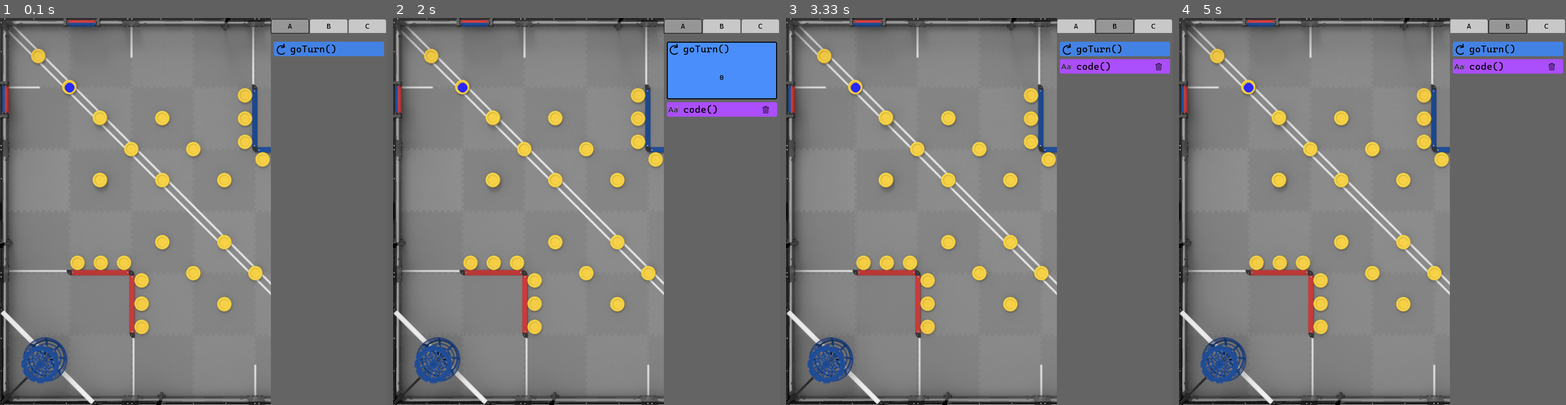
Above: before the commit, frames 1-4 (left to right).
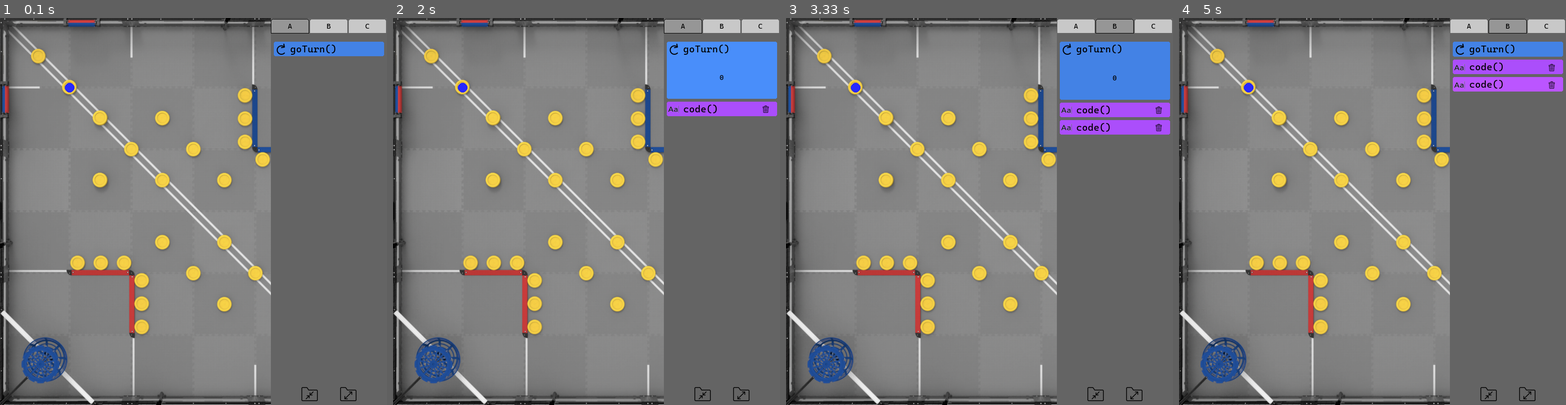
Above: after the commit, the same moments.

Repository: AnselChang/Pathogen4
Game: pygame game, started from main.py
Two runs of this game, one before a commit and one after it. Both use one fixed random seed, a clock stepped at 60 frames per second and the inputs below.
Inputs (mouse positions are in pixels of both pictures, inside the frame that each line leads up to):
- Up to frame 1 (0.1 s): no input
- Up to frame 2 (2 s): click "0" at 0.38 s; click "goTurn()" at 0.72 s; click "goTurn()" at 1.05 s; press the mouse at (454, 172) at 1.37 s; move the mouse to (551, 180) at 1.47 s; release the mouse at (648, 188) at 1.6 s; click "goTurn()" at 1.72 s
- Up to frame 3 (3.33 s): click (948, 354) at 2.05 s; click "B" at 2.38 s; click (1087, 118) at 2.72 s; press the mouse at (1095, 393) at 3.03 s; move the mouse to (1041, 366) at 3.13 s; release the mouse at (987, 335) at 3.27 s
- Up to frame 4 (5 s): click "goTurn()" at 3.38 s; press the mouse at (1507, 56) at 3.7 s; move the mouse to (1469, 203) at 3.8 s; release the mouse at (1430, 346) at 3.93 s; click "goTurn()" at 4.05 s; press the mouse at (1507, 56) at 4.37 s; move the mouse to (1457, 118) at 4.47 s; release the mouse at (1407, 176) at 4.6 s; click (1473, 87) at 4.72 s

The runs differ from the first frame. In frame 1, less than 0.1% of the frame differs, in the area x 77-93%, y 95-99%; in frame 2, 0.5%; in frame 3, 5.4%, in the area x 70-100%, y 9-99%; in frame 4, 1.4%.

Commit message:
refactor command expansion, working now

Diff:
--- a/CommandCreation/command_block_entity_factory.py
+++ b/CommandCreation/command_block_entity_factory.py
@@ -2,6 +2,7 @@
 
 from Commands.command_block_entity import CommandBlockEntity
 from Commands.custom_command_block_entity import CustomCommandBlockEntity
+from Commands.command_expansion import CommandExpansion
 
 from CommandCreation.command_definition_database import CommandDefinitionDatabase
 from CommandCreation.command_type import CommandType
@@ -14,15 +15,16 @@
 
 class CommandBlockEntityFactory:
 
-    def __init__(self, database: CommandDefinitionDatabase, entities: EntityManager, interactor: Interactor, images: ImageManager, dimensions: Dimensions):
+    def __init__(self, database: CommandDefinitionDatabase, entities: EntityManager, interactor: Interactor, commandExpansion: CommandExpansion, images: ImageManager, dimensions: Dimensions):
         self.database = database
         self.entities = entities
         self.interactor = interactor
+        self.expansion = commandExpansion
         self.images = images
         self.dimensions = dimensions
 
-    def create(self, adapter: PathAdapter) -> CommandBlockEntity:
+    def create(self, path, adapter: PathAdapter) -> CommandBlockEntity:
         if adapter.type == CommandType.CUSTOM:
-            return CustomCommandBlockEntity(adapter, self.database, self.entities, self.interactor, self.images, self.dimensions)
+            return CustomCommandBlockEntity(path, adapter, self.database, self.entities, self.interactor, self.expansion, self.images, self.dimensions)
         else:
-            return CommandBlockEntity(adapter, self.database, self.entities, self.interactor, self.images, self.dimensions)
+            return CommandBlockEntity(path, adapter, self.database, self.entities, self.interactor, self.expansion, self.images, self.dimensions)
--- a/Commands/command_block_entity.py
+++ b/Commands/command_block_entity.py
@@ -1,5 +1,5 @@
 from BaseEntity.entity import Entity
-from BaseEntity.EntityListeners.select_listener import SelectLambda
+from BaseEntity.EntityListeners.click_listener import ClickLambda
 from BaseEntity.EntityListeners.tick_listener import TickLambda
 
 from Adapters.path_adapter import PathAdapter
@@ -8,6 +8,7 @@
 from CommandCreation.command_definition import CommandDefinition
 
 from Commands.command_block_position import CommandBlockPosition
+from Commands.command_expansion import CommandExpansion
 
 from Widgets.widget_entity import WidgetEntity
 from Widgets.readout_entity import ReadoutEntity
@@ -16,7 +17,6 @@
 from EntityHandler.interactor import Interactor
 
 from linked_list import LinkedListNode
-
 from image_manager import ImageManager
 from draw_order import DrawOrder
 from dimensions import Dimensions
@@ -29,23 +29,18 @@
 
 class CommandBlockEntity(Entity, LinkedListNode['CommandBlockEntity']):
 
-    expandedEntity: 'CommandBlockEntity' = None
-
-    def __init__(self, pathAdapter: PathAdapter, database, entities: EntityManager, interactor: Interactor, images: ImageManager, dimensions: Dimensions):
+
+    def __init__(self, path, pathAdapter: PathAdapter, database, entities: EntityManager, interactor: Interactor, commandExpansion: CommandExpansion, images: ImageManager, dimensions: Dimensions):
         super().__init__(
-            select = SelectLambda(self,
-                id = "command",
-                enableToggle = True,
-                FgetHitbox = lambda: pygame.Rect(*self.getRect()),
-                FonSelect = self.onSelect,
-                FonDeselect = self.onDeselect
-            ),
+            click = ClickLambda(self, FonLeftClick = self.onClick),
             tick = TickLambda(self, FonTick = self.onTick),
             drawOrder = DrawOrder.COMMANND_BLOCK
         )
 
         LinkedListNode.__init__(self)
         self.definitionIndex: int = 0
+
+        self.path = path
 
         self.pathAdapter = pathAdapter
 
@@ -59,7 +54,8 @@
         self.widgetEntities = self.manifestWidgets()
         self.readoutEntities = self.manifestReadouts()
 
-        self.position = CommandBlockPosition(self, self.dimensions)
+        self.position = CommandBlockPosition(self, commandExpansion, self.dimensions)
+        self.position.setCollapsed()
 
     def getDefinition(self) -> CommandDefinition:
         return self.database.getDefinition(self.type, self.definitionIndex)
@@ -99,21 +95,12 @@
         self.position.onTick()
 
     # try to expand command when selected, but only when it's the only thing selected
-    def onSelect(self):
-
-        # only expand if it's the only thing selected
-        if self.interactor.selected.hasOnly(self):
+    def onClick(self):
+
+        if self.position.isExpanded():
+            self.position.setCollapsed()
+        else:
             self.position.setExpanded()
-            CommandBlockEntity.expandedEntity = self
-        else:
-            if CommandBlockEntity.expandedEntity is not None:
-                CommandBlockEntity.expandedEntity.position.setContracted()
-                CommandBlockEntity.expandedEntity = None
-
-    # minimize command when not selected
-    def onDeselect(self):
-        self.position.setContracted()
-        CommandBlockEntity.expandedEntity = None
 
     def isVisible(self) -> bool:
         return True
@@ -175,7 +162,7 @@
         pygame.draw.rect(screen, color, (x, y, width, height), border_radius = CORNER_RADIUS)
 
         # draw selected border
-        if isActive:
+        if self.position.isExpanded() and False:
             pygame.draw.rect(screen, (0,0,0), (x, y, width, height), border_radius = CORNER_RADIUS, width = 2)
 
         # draw icon
--- a/Commands/command_block_position.py
+++ b/Commands/command_block_position.py
@@ -1,6 +1,9 @@
 from Animation.motion_profile import MotionProfile
 
 from BaseEntity.entity import Entity
+
+from Commands.command_expansion import CommandExpansion
+from Observers.observer import Observer
 
 from linked_list import LinkedListNode
 from dimensions import Dimensions
@@ -14,16 +17,20 @@
 
 class CommandBlockPosition:
 
-    def __init__(self, commandBlockEntity: Entity | LinkedListNode, dimensions: Dimensions):
+    def __init__(self, commandBlockEntity: Entity | LinkedListNode, commandExpansion: CommandExpansion, dimensions: Dimensions):
         self.command = commandBlockEntity
+        self.commandExpansion = commandExpansion
         self.dimensions = dimensions
+
+        # whenever a global expansion flag is changed, recompute each individual command expansion
+        self.commandExpansion.addObserver(Observer(onNotify = self.recomputeExpansion))
 
         self.Y_BETWEEN_COMMANDS_MIN = 30
         self.Y_BETWEEN_COMMANDS_MAX = 120
         self.X_MARGIN = 6
 
         # the height of the command is updated through a motion profile animation based on goal height (minimized/maximized)
-        self.isExpanded = False
+        self._isExpanded = False
         self.expandMotion = MotionProfile(self.Y_BETWEEN_COMMANDS_MIN, self.Y_BETWEEN_COMMANDS_MIN,
                                           speed = 0.25)
 
@@ -89,10 +96,40 @@
 
     # expand command
     def setExpanded(self):
-        self.isExpanded = True
-        self.expandMotion.setEndValue(self.Y_BETWEEN_COMMANDS_MAX)
+
+        # If all are being forced to contract right now, disable forceContract, but
+        # all other commands should retain being contracted except this one
+        if self.commandExpansion.getForceCollapse():
+            self.command.path.setAllLocalExpansion(False)
+            self.commandExpansion.setForceCollapse(False)
+
+        self._isExpanded = True
+        self.recomputeExpansion()
 
     # minimize command
-    def setContracted(self):
-        self.isExpanded = False
-        self.expandMotion.setEndValue(self.Y_BETWEEN_COMMANDS_MIN)
+    def setCollapsed(self):
+
+         # If all are being forced to expand right now, disable forceExpand, but
+        # all other commands should retain being expanded except this one
+        if self.commandExpansion.getForceExpand():
+            self.command.path.setAllLocalExpansion(True)
+            self.commandExpansion.setForceExpand(False)
+
+        self._isExpanded = False
+        self.recomputeExpansion()
+
+    def isExpanded(self) -> bool:
+        if self.commandExpansion.getForceCollapse():
+            return False
+        elif self.commandExpansion.getForceExpand():
+            return True
+        return self._isExpanded
+
+    def recomputeExpansion(self):
+
+        if self.isExpanded():
+            x = self.Y_BETWEEN_COMMANDS_MAX
+        else:
+            x = self.Y_BETWEEN_COMMANDS_MIN
+
+        self.expandMotion.setEndValue(x)
--- /dev/null
+++ b/Commands/command_expansion.py
@@ -0,0 +1,71 @@
+from EntityHandler.entity_manager import EntityManager
+from UIEntities.image_radio_entity import ImageRadioEntity
+from UIEntities.radio_group import RadioGroup
+from image_manager import ImageManager, ImageID
+from Observers.observer import Observable
+from dimensions import Dimensions
+from pygame_functions import brightenSurface
+from enum import Enum, auto
+
+"""
+Manage expanding and collapsing commands
+Holds two global states: forceExpand, forceCollapse
+"""
+
+class ButtonID(Enum):
+    COLLAPSE = auto()
+    EXPAND = auto()
+
+class CommandExpansion(Observable):
+
+    def partition(self, dimensions: Dimensions, i, n):
+        return dimensions.FIELD_WIDTH + (i+1) * dimensions.PANEL_WIDTH / (n+1)
+
+    def __init__(self, entities: EntityManager, images: ImageManager, dimensions: Dimensions):
+
+        self.buttons: RadioGroup = RadioGroup(entities, True)
+        y = lambda: dimensions.SCREEN_HEIGHT - self.buttons.options[0].height * 0.8
+
+        info = [
+            {
+                "id" : ButtonID.COLLAPSE,
+                "imageOn" : ImageID.MIN_ON,
+                "imageOff" : ImageID.MIN_OFF,
+            },
+            {
+                "id" : ButtonID.EXPAND,
+                "imageOn" : ImageID.MAX_ON,
+                "imageOff" : ImageID.MAX_OFF,
+            }
+        ]
+
+        for i, dict in enumerate(info):
+            minOn = images.get(dict["imageOn"])
+            minOff = images.get(dict["imageOff"])
+            x = lambda i=i: self.partition(dimensions, i, self.buttons.N())
+            button = ImageRadioEntity(dict["id"], minOn, minOff, x, y, onUpdate = lambda isOn: self.notify())
+            self.buttons.add(button)
+
+    def setForceCollapse(self, isCollapse: bool):
+
+        if isCollapse:
+            self.buttons.setOption(ButtonID.COLLAPSE)
+        else:
+            self.buttons.setOption(None)
+
+        self.notify()
+
+    def getForceCollapse(self) -> bool:
+        return self.buttons.isOptionOn(ButtonID.COLLAPSE)
+
+    def setForceExpand(self, isExpand: bool):
+
+        if isExpand:
+            self.buttons.setOption(ButtonID.EXPAND)
+        else:
+            self.buttons.setOption(None)
+
+        self.notify()
+
+    def getForceExpand(self) -> bool:
+        return self.buttons.isOptionOn(ButtonID.EXPAND)
--- a/Commands/custom_command_block_entity.py
+++ b/Commands/custom_command_block_entity.py
@@ -2,6 +2,7 @@
 
 from Commands.trash import Trash
 from Commands.command_block_entity import CommandBlockEntity
+from Commands.command_expansion import CommandExpansion
 
 from EntityHandler.entity_manager import EntityManager
 from EntityHandler.interactor import Interactor
@@ -11,9 +12,9 @@
 
 class CustomCommandBlockEntity(CommandBlockEntity):
 
-    def __init__(self, pathAdapter: PathAdapter, database, entities: EntityManager, interactor: Interactor, images: ImageManager, dimensions: Dimensions):
+    def __init__(self, path, pathAdapter: PathAdapter, database, entities: EntityManager, interactor: Interactor, commandExpansion: CommandExpansion, images: ImageManager, dimensions: Dimensions):
 
-        super().__init__(pathAdapter, database, entities, interactor, images, dimensions)
+        super().__init__(path, pathAdapter, database, entities, interactor, commandExpansion, images, dimensions)
 
         self.trash = Trash(self, self.images, self.dimensions, onDelete = self.delete)
         self.entities.addEntity(self.trash)
--- a/PathData/path.py
+++ b/PathData/path.py
@@ -1,6 +1,8 @@
 from CommandCreation.command_definition_database import CommandDefinitionDatabase
 from Commands.command_block_entity import CommandBlockEntity
+from Commands.command_block_position import CommandBlockPosition
 from Commands.command_inserter import CommandInserter
+from Commands.command_expansion import CommandExpansion
 
 from CommandCreation.command_type import CommandType
 from CommandCreation.command_block_entity_factory import CommandBlockEntityFactory
@@ -26,12 +28,13 @@
 """
 class Path:
 
-    def __init__(self, database: CommandDefinitionDatabase, entities: EntityManager, interactor: Interactor, commandFactory: CommandBlockEntityFactory, dimensions: Dimensions, startPosition: PointRef):
+    def __init__(self, database: CommandDefinitionDatabase, entities: EntityManager, interactor: Interactor, commandFactory: CommandBlockEntityFactory, commandExpansion: CommandExpansion, dimensions: Dimensions, startPosition: PointRef):
 
         self.database = database
         self.entities = entities
         self.interactor = interactor
         self.commandFactory = commandFactory
+        self.commandExpansion = commandExpansion
         self.dimensions = dimensions
 
         self.pathList = LinkedList() # linked list of nodes and segments
@@ -60,7 +63,7 @@
         self.entities.addEntity(self.node)
 
         # create turn command and add entity
-        self.turnCommand = self.commandFactory.create(self.node.getAdapter())
+        self.turnCommand = self.commandFactory.create(self, self.node.getAdapter())
         func(self.turnCommand)
         self.entities.addEntity(self.turnCommand)
 
@@ -72,7 +75,7 @@
         self.entities.addEntity(self.segment)
 
         # create segment command and add entity
-        self.segmentCommand = self.commandFactory.create(self.segment.getAdapter())
+        self.segmentCommand = self.commandFactory.create(self, self.segment.getAdapter())
         self.commandList.insertBeforeEnd(self.segmentCommand)
         self.entities.addEntity(self.segmentCommand)
 
@@ -89,9 +92,18 @@
     # add custom command where inserter is
     def addCustomCommand(self, inserter: CommandInserter):
         # add the custom command after the inserter
-        command = self.commandFactory.create(NullPathAdapter())
+        command = self.commandFactory.create(self, NullPathAdapter())
         self.commandList.insertAfter(inserter, command)
         self.entities.addEntity(command)
         self._addInserter(lambda newInserter: self.commandList.insertAfter(command, newInserter))
 
         self.recomputeY()
+
+
+    def setAllLocalExpansion(self, isExpand: bool):
+        node: CommandBlockEntity = self.commandList.head
+        while node is not None:
+            if isinstance(node, CommandBlockEntity):
+                node.position._isExpanded = isExpand
+                node.position.recomputeExpansion()
+            node = node.getNext()
--- /dev/null
+++ b/UIEntities/image_radio_entity.py
@@ -0,0 +1,47 @@
+from reference_frame import PointRef, Ref
+from BaseEntity.EntityListeners.click_listener import ClickLambda
+from UIEntities.radio_entity import RadioEntity
+
+from math_functions import isInsideBox2
+from pygame_functions import drawSurface, brightenSurface
+from dimensions import Dimensions
+from draw_order import DrawOrder
+import pygame
+
+# Subclasses implement: isTouching, distanceTo, draw
+class ImageRadioEntity(RadioEntity):
+
+    # id is used to distinguish between radio entities
+    def __init__(self, id: str, imageOn: pygame.Surface, imageOff: pygame.Surface, xIntOrCallback: int, yIntOrCallback: int, onUpdate = lambda isOn: None):
+        super().__init__(id, DrawOrder.UI_BUTTON, onUpdate = onUpdate)
+
+        self.xIntOrCallback, self.yIntOrCallback = xIntOrCallback, yIntOrCallback
+        self.width = imageOn.get_width()
+        self.height = imageOn.get_height()
+
+        HOVER_DELTA = 50
+        self.imageOn = {False: imageOn, True: brightenSurface(imageOn, HOVER_DELTA)}
+        self.imageOff = {False: imageOff, True: brightenSurface(imageOff, HOVER_DELTA)}
+
+    def getPositionRaw(self) -> tuple:
+        x = self.xIntOrCallback if type(self.xIntOrCallback) == int else self.xIntOrCallback()
+        y = self.yIntOrCallback if type(self.yIntOrCallback) == int else self.yIntOrCallback()
+        return x, y
+
+    # override
+    def getPosition(self) -> PointRef:
+        x,y = self.getPositionRaw()
+        return PointRef(Ref.SCREEN, (x, y))
+
+    def isVisible(self) -> bool:
+        return True
+
+    def isTouching(self, position: PointRef) -> bool:
+        x,y = self.getPositionRaw()
+        return isInsideBox2(*position.screenRef, x - self.width/2, y - self.height/2, self.width, self.height)
+
+    def draw(self, screen: pygame.Surface, isActive: bool, isHovered: bool) -> bool:
+
+        x,y = self.getPositionRaw()
+        image = self.imageOn if self is self.group.getActiveEntity() else self.imageOff
+        drawSurface(screen, image[isHovered], x, y)
--- a/UIEntities/radio_entity.py
+++ b/UIEntities/radio_entity.py
@@ -6,7 +6,7 @@
 class RadioEntity(Entity):
 
     # id is used to distinguish between radio entities
-    def __init__(self, id, drawOrder: int = 0):
+    def __init__(self, id, drawOrder: int = 0, onUpdate = lambda isOn: None):
         super().__init__(click = ClickLambda(
             self,
             FonLeftClick = lambda : self.onClick(),
@@ -17,11 +17,21 @@
         self.group = None
         self.id = id
 
+        self.onUpdate = onUpdate
+
     def setRadioGroup(self, radioGroup):
         self.group = radioGroup
 
     def onClick(self):
+        old = self.isActive()
         self.group.onClick(self)
+
+        if self.isActive() is not old: # if there's been a change
+            self.onUpdate(self.isActive)
+
 
     def toString(self) -> str:
         return self.id
+
+    def isActive(self) -> bool:
+        return self is self.group.getActiveEntity()
--- a/UIEntities/radio_group.py
+++ b/UIEntities/radio_group.py
@@ -3,28 +3,59 @@
 # a group of radio_entities, where only one is selected at a time
 class RadioGroup:
 
-    def __init__(self, entityManager):
+    def __init__(self, entityManager, allowNoSelect: bool = False):
 
         self.entityManager = entityManager
 
         self.options: list[RadioEntity] = []
-        self.activeOption: int = 0
+        self.active: RadioEntity = None
+        self.allowNoSelect = allowNoSelect
 
     def add(self, option: RadioEntity):
         self.options.append(option)
         option.setRadioGroup(self)
         self.entityManager.addEntity(option)
 
+        if not self.allowNoSelect and self.active is None:
+            self.active = option
+
     def onClick(self, option: RadioEntity):
 
         if option not in self.options:
             raise Exception("given RadioEntity object is not a part of this RadioGroup object")
 
-        self.activeOption = self.options.index(option)
+        # toggle off, is no selection allowed
+        if self.allowNoSelect and option is self.active:
+            self.active = None
+        else:
+            self.active = option
 
     # get the active option
-    def getEntity(self) -> RadioEntity:
-        return self.options[self.activeOption]
+    def getActiveEntity(self) -> RadioEntity:
+        return self.active
 
-    def getID(self) -> str:
-        return self.getEntity().id
+    def getActiveID(self) -> str:
+        return self.getActiveEntity().id
+
+    def getOptionFromID(self, id) -> RadioEntity:
+        for option in self.options:
+            if option.id == id:
+                return option
+        raise Exception("No option with id found")
+
+    def N(self) -> int:
+        return len(self.options)
+
+    def isOptionOn(self, id):
+        if isinstance(id, RadioEntity):
+            return id.isActive()
+        else:
+            return self.getOptionFromID(id).isActive()
+
+    def setOption(self, id: int | RadioEntity | None):
+        if id is None:
+            self.active = None
+        elif isinstance(id, RadioEntity):
+            self.active = id
+        else:
+            self.active = self.getOptionFromID(id)
--- a/UIEntities/tab_entity.py
+++ b/UIEntities/tab_entity.py
@@ -49,7 +49,7 @@
 
         rect = self.getRect()
 
-        if self is self.group.getEntity():
+        if self is self.group.getActiveEntity():
             color = (150, 150, 150)
         elif isHovered:
             color = (180, 180, 180)
@@ -59,7 +59,7 @@
                          border_top_left_radius = self.r, border_top_right_radius = self.r)
 
         # draw border. black if selected
-        color = (0,0,0) if self is self.group.getEntity() else (100,100,100)
+        color = (0,0,0) if self.isActive() else (100,100,100)
         pygame.draw.rect(screen, color, rect,
                          border_top_left_radius = self.r, border_top_right_radius = self.r, width = 1)
 
--- a/draw_order.py
+++ b/draw_order.py
@@ -4,6 +4,7 @@
 class DrawOrder(IntEnum):
     MOUSE_SELECT_BOX = auto()
     TAB = auto()
+    UI_BUTTON = auto()
     COMMAND_INSERTER = auto()
     READOUT = auto()
     WIDGET = auto()
--- a/image_manager.py
+++ b/image_manager.py
@@ -10,6 +10,10 @@
     CUSTOM = auto()
     TRASH_ON = auto()
     TRASH_OFF = auto()
+    MAX_ON = auto()
+    MAX_OFF = auto()
+    MIN_ON = auto()
+    MIN_OFF = auto()
 
 class Image:
 
@@ -35,3 +39,9 @@
         size = 0.03
         self.images[ImageID.TRASH_ON] = Image("OtherIcons/TrashOn.png", size)
         self.images[ImageID.TRASH_OFF] = Image("OtherIcons/TrashOff.png", size)
+
+        size = 0.07
+        self.images[ImageID.MAX_ON] = Image("OtherIcons/max_on.png", size)
+        self.images[ImageID.MAX_OFF] = Image("OtherIcons/max_off.png", size)
+        self.images[ImageID.MIN_ON] = Image("OtherIcons/min_on.png", size)
+        self.images[ImageID.MIN_OFF] = Image("OtherIcons/min_off.png", size)
--- a/main.py
+++ b/main.py
@@ -13,6 +13,8 @@
 
 from CommandCreation.command_definition_database import CommandDefinitionDatabase
 from CommandCreation.command_block_entity_factory import CommandBlockEntityFactory
+
+from Commands.command_expansion import CommandExpansion
 
 from image_manager import ImageManager
 from reference_frame import PointRef, Ref, initReferenceframe, VectorRef
@@ -61,10 +63,13 @@
 
     # initialize commands
     database = CommandDefinitionDatabase(entities, interactor, images, dimensions)
-    commandEntityFactory = CommandBlockEntityFactory(database, entities, interactor, images, dimensions)
+    commandExpansion = CommandExpansion(entities, images, dimensions)
+    commandEntityFactory = CommandBlockEntityFactory(database, entities, interactor, commandExpansion, images, dimensions)
 
     # Create path
-    path = Path(database, entities, interactor, commandEntityFactory, dimensions, PointRef(Ref.FIELD, (24,24)))
+
+    path = Path(database, entities, interactor, commandEntityFactory, commandExpansion, dimensions, PointRef(Ref.FIELD, (24,24)))
+
 
     # Create tabs
     tabs = initTabs(dimensions, entities)
--- a/pygame_functions.py
+++ b/pygame_functions.py
@@ -87,3 +87,23 @@
     r = drawnSurface.get_rect()
     rect = drawnSurface.get_rect(center = (cx, cy))
     surface.blit(drawnSurface, (rect.x, rect.y))
+
+def brightenSurface(surface, brightness): # brigtness from 0-255
+    # Convert the surface to a new format that allows direct pixel access
+    surface = surface.convert_alpha().copy()
+
+    # Loop over the pixels and increase the brightness of each pixel
+    for x in range(surface.get_width()):
+        for y in range(surface.get_height()):
+            r, g, b, a = surface.get_at((x, y))
+            r = min(r + brightness, 255)
+            g = min(g + brightness, 255)
+            b = min(b + brightness, 255)
+            surface.set_at((x, y), (r, g, b, a))
+
+    return surface
+
+def scaleSurface(surface, scale):
+    width = int(surface.get_width() * scale)
+    height = int(surface.get_height() * scale)
+    return pygame.transform.smoothscale(surface, (width, height))
Binary file added: Images/OtherIcons/max_off.png
Binary file added: Images/OtherIcons/max_on.png
Binary file added: Images/OtherIcons/min_off.png
Binary file added: Images/OtherIcons/min_on.png
Not shown, added: Images/OtherIcons/.DS_Store
Not shown, changed: a.txt.gpg
